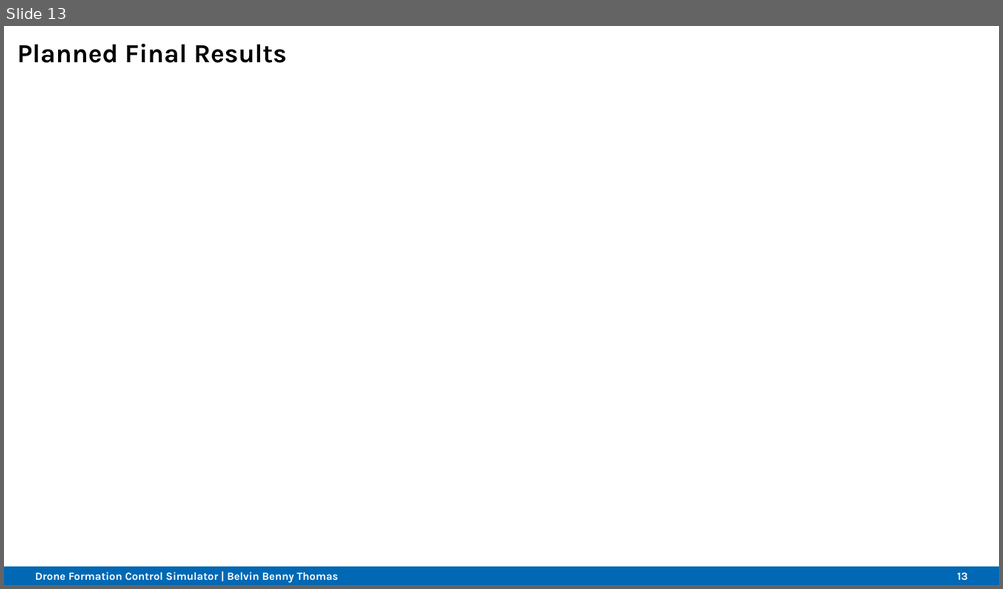
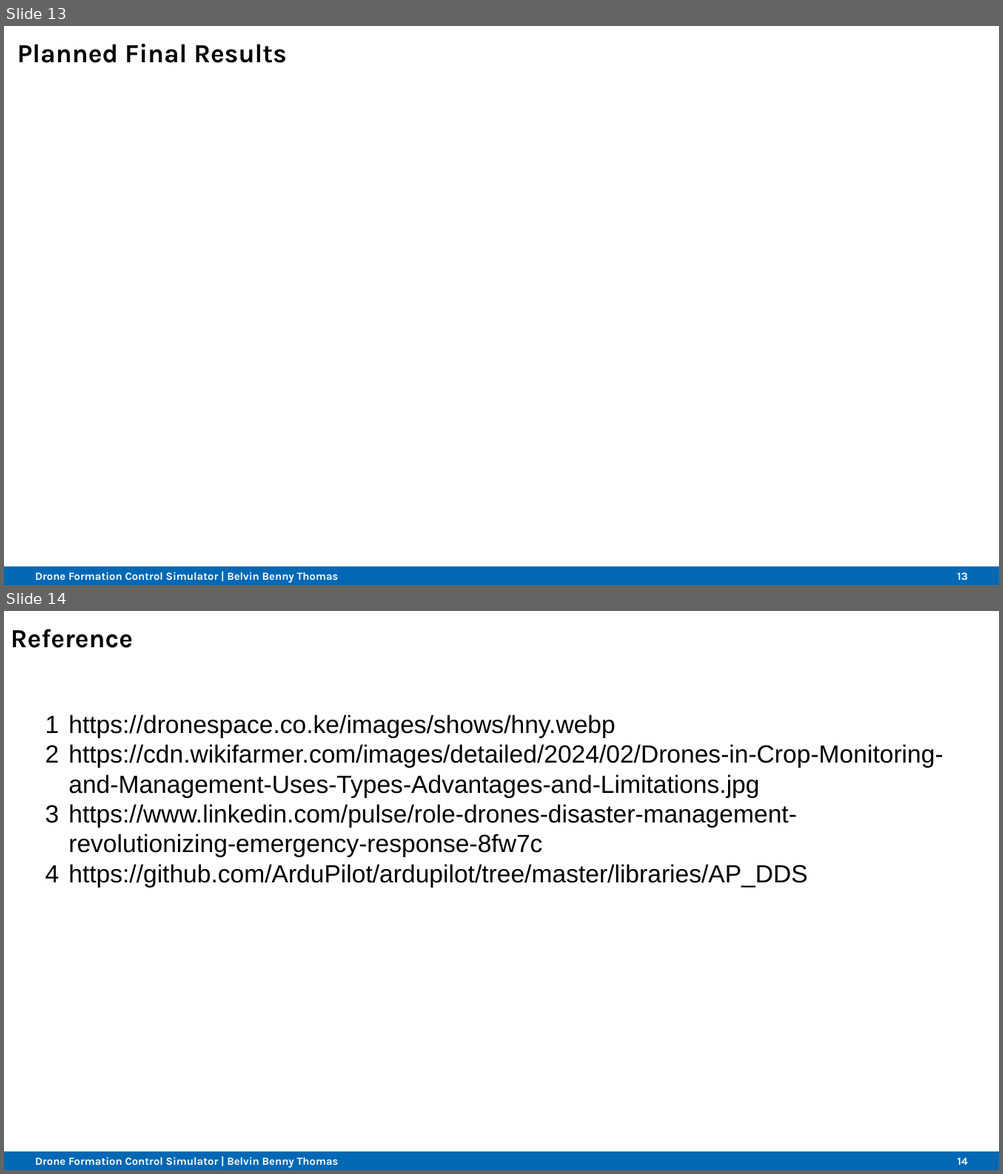
Before and after one commit to Belvin7/Drone_Project_personal-, a slide deck: AMS_Intermediate_Presentation.odp. Shown one above the other, each under a label of ours: slide 13 before the commit, slides 13 and 14 after it. The pictures are 1003x589 and 1003x1174 pixels, drawn with LibreOffice and Linux fonts; fonts in the diff are those of the drawing; background and template pictures are left out. Boxes give left, top, right and bottom in pixels: in the first picture for what was removed or moved away, otherwise in the second. Text is boxed around its words. In the diff, an @@ line names an element or a change of style, - is before the commit and + after.

```diff
--- a/AMS_Intermediate_Presentation.odp
+++ b/AMS_Intermediate_Presentation.odp
@@ slide 14 added at box(4, 611, 999, 1170), background #FFFFFF; not listed: 1 template element that a slide beside it also shows @@
@@ title added at box(11, 629, 133, 648), 18.9 pt, text #000000, bold @@
+Reference
@@ text added at box(68, 715, 942, 887), 18 pt, text #000000 @@
+1 https://dronespace.co.ke/images/shows/hny.webp
+2 https://cdn.wikifarmer.com/images/detailed/2024/02/Drones-in-Crop-Monitoring-and-Management-Uses-Types-Advantages-and-Limitations.jpg
+3 https://www.linkedin.com/pulse/role-drones-disaster-management-revolutionizing-emergency-response-8fw7c
+4 https://github.com/ArduPilot/ardupilot/tree/master/libraries/AP_DDS
@@ text added at box(35, 1157, 338, 1168), 7.9 pt, text #FFFFFF, bold @@
+Drone Formation Control Simulator | Belvin Benny Thomas
@@ page number added at box(957, 1158, 967, 1165), 7.9 pt, text #FFFFFF, bold @@
+14
```
Also in this commit, not shown: 3 slides changed.
